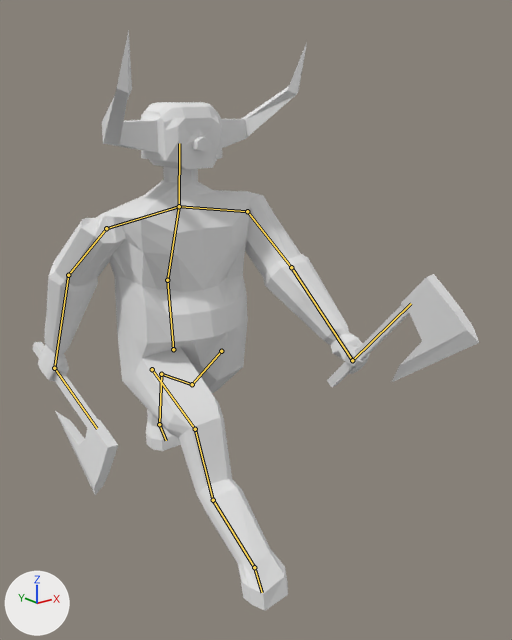
The Blender file Torch/Assets/Resources/Objects/Minotaur/minotaur.blend as it was, and as the next commit left it.
Before and after are seen from a 50 mm lens placed at (-2.19, -3.39, 2.42), pointed at (0.14, -0.48, 1.26). Every picture has the same lights, and +X, +Y and +Z are marked at lower left. Both versions are drawn at frame 31 of the action 'Walk'; the numbers are the values there. The bones that bend it are drawn over the model as lines.

In view in the first picture: 'MinoTaur'.
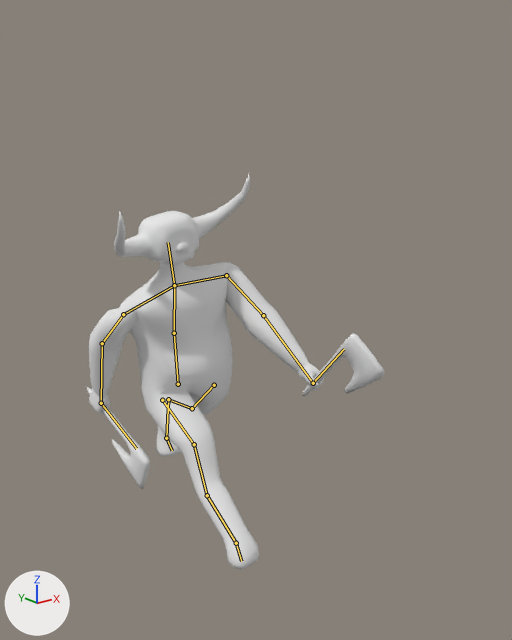
Where the change shows, as pixel boxes [x1, y1, x2, y2] in the pictures (512 x 640 px):
'MinoTaur', posed (33% narrower, 32% shorter)
    before: [33, 30, 480, 611]
    after: [86, 174, 385, 569]
bone 'UpperSpine', root to tip
    before: (167, 280) to (179, 206)
    after: (174, 333) to (174, 285)

What changed in the scene script:
```text
Change bone_rig_object:
    where bone_rig_object = bpy.data.objects['Armature']  # the whole rig 'Armature'
    bone_rig_object.location: (0.0, 0.0, 1.249) -> (0.0, 0.0, 0.955)
    bone_rig_object.scale: (1.0, 1.0, 1.0) -> (0.75, 0.75, 0.75)
Change bone_upperspine:
    where bone_upperspine = bpy.data.objects['Armature'].pose.bones['UpperSpine']  # child of 'LowerSpline'
    bone_upperspine.location: (0.0, 0.0, 0.0) -> (-0.229, -0.008, 0.027)
    bone_upperspine.rotation_quaternion: (1.0, 0.0, 0.0, 0.0) -> (0.996, 0.009, 0.016, 0.084)  # degrees (0, 0, 0) -> degrees (1, 2, 10)
```
